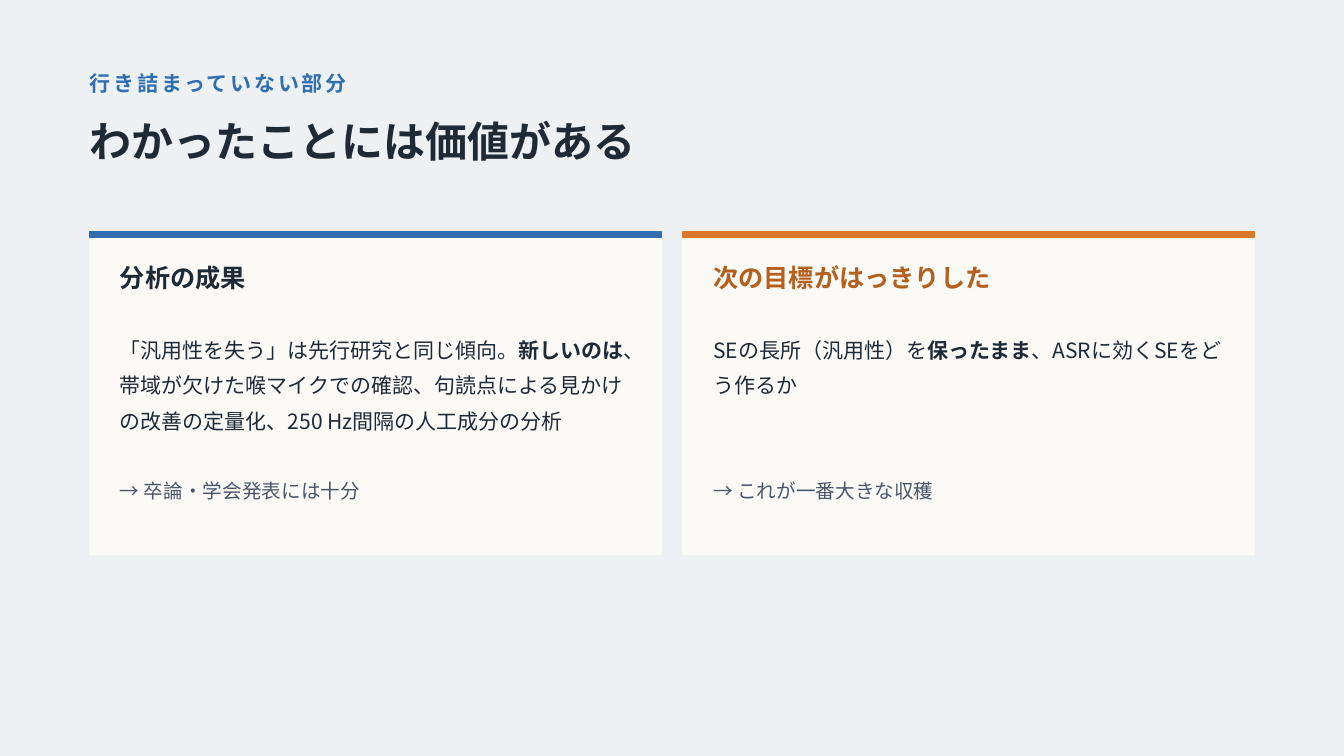
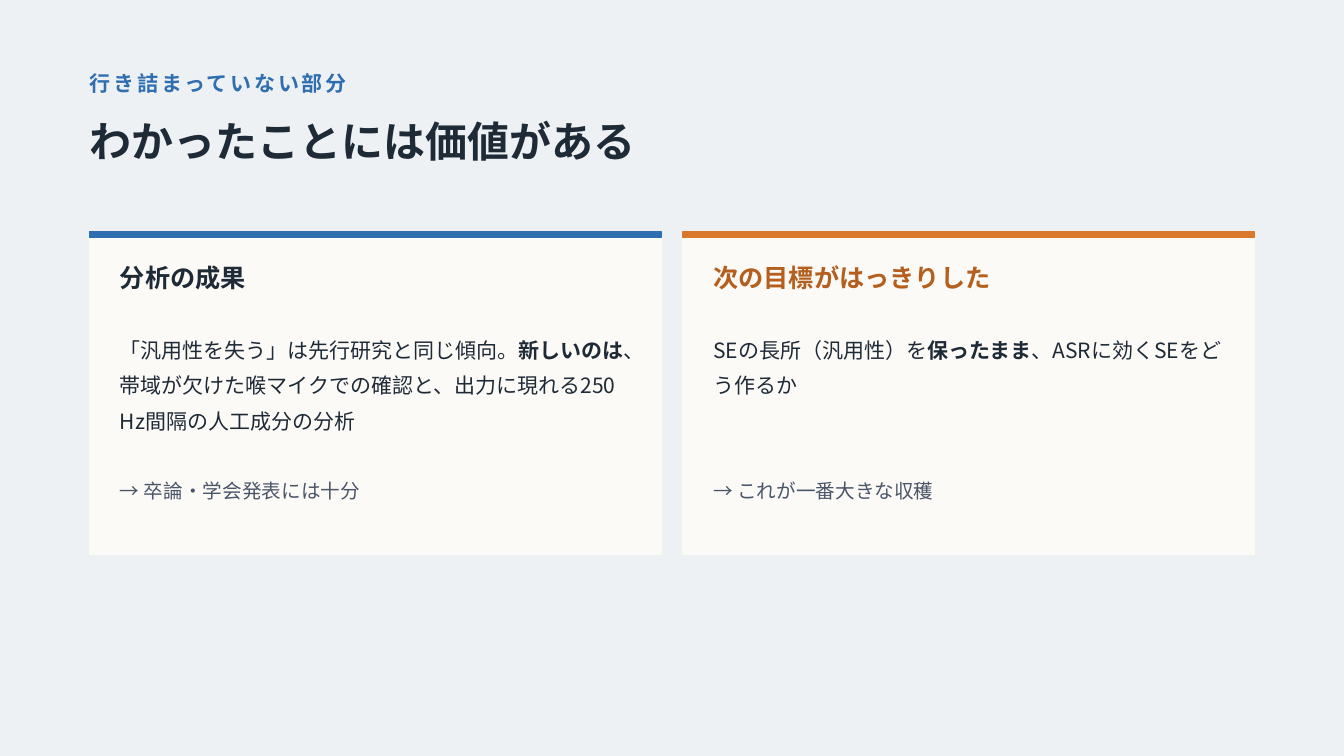
Before and after one commit to kasugayuji0716-art/bone-conduction-research, a slide deck: slide 6 of results/progress_slides_2026-09.pptx. Drawn at 1344x756 pixels with LibreOffice and Linux fonts; fonts in the diff are those of the drawing. Boxes give left, top, right and bottom in pixels: in the first picture for what was removed or moved away, otherwise in the second. Text is boxed around its words. In the diff, an @@ line names an element or a change of style, - is before the commit and + after.

```diff
--- a/results/progress_slides_2026-09.pptx
+++ b/results/progress_slides_2026-09.pptx
@@ text at (120,340,645,431): text changed @@
-「汎用性を失う」は先行研究と同じ傾向。新しいのは、帯域が欠けた喉マイクでの確認、句読点による見かけの改善の定量化、250 Hz間隔の人工成分の分析
+「汎用性を失う」は先行研究と同じ傾向。新しいのは、帯域が欠けた喉マイクでの確認と、出力に現れる250 Hz間隔の人工成分の分析
```
Also in this commit, not shown: 2 other slides changed, 1 other file.
